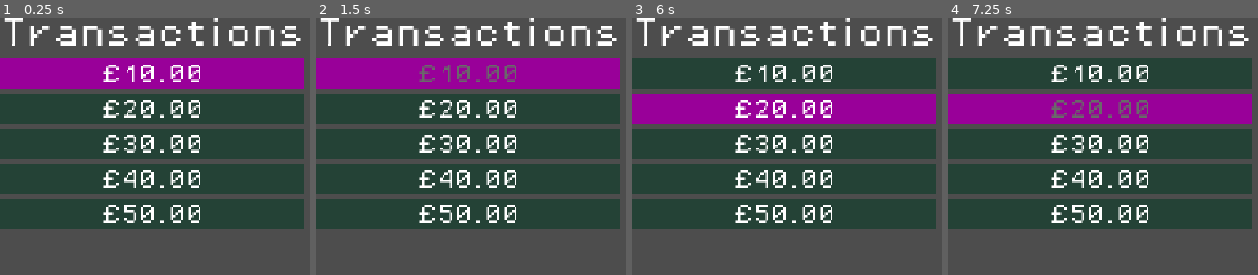
Above: before the commit, frames 1-4 (left to right).
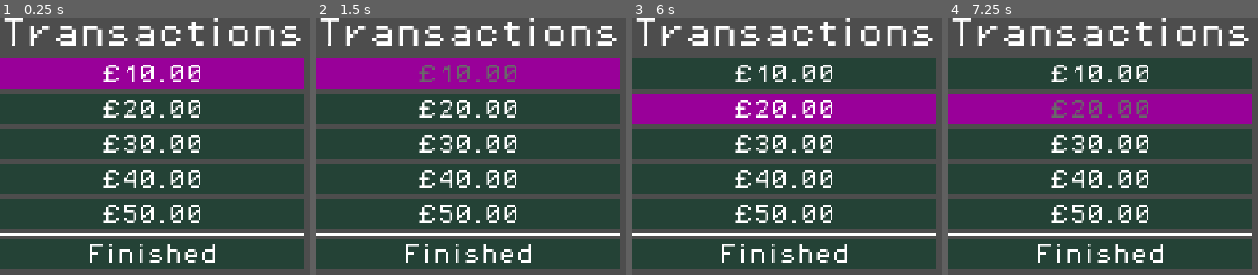
Above: after the commit, the same moments.

Repository: phrasmotica/budget-visualiser
Game: Godot game, scene res://scenes/ui/transaction_lister/transaction_lister.tscn
Two runs of this game, one before a commit and one after it. Both use one fixed random seed, a clock stepped at 60 frames per second and the inputs below. This scene is started directly instead of the project's main scene.
Inputs (mouse positions are in pixels of both pictures, inside the frame that each line leads up to):
- Up to frame 1 (0.25 s): no input
- Up to frame 2 (1.5 s): tap Enter (ui_accept) at 0.5, 0.77, 1.25 s; move the mouse to (outside the picture) at 0.52 s; hold Right (ui_right) 0.53-1.25 s; tap Shift (bulk_modifier) at 0.6 s; click (outside the picture) at 0.67 s; drag from (outside the picture) to (outside the picture) at 1.27 s
- Up to frame 3 (6 s): tap Enter (ui_accept) at 2, 2.75, 3.5, 3.77, 4.25 s; move the mouse to (outside the picture) at 2.02 s; hold Right (ui_right) 2.03-2.75 s; tap Z at 2.1 s; drag from (outside the picture) to (793, 192) at 2.77 s; move the mouse to (outside the picture) at 3.52 s; hold Left (ui_left) 3.53-4.25 s; tap Tab at 3.6 s; drag from (793, 192) to (911, 143) at 4.27 s; move the mouse to (outside the picture) at 5.02 s; hold Down (ui_down) 5.03-5.75 s; tap V at 5.1 s; click (outside the picture) at 5.17 s; drag from (911, 143) to (outside the picture) at 5.77 s
- Up to frame 4 (7.25 s): move the mouse to (outside the picture) at 6.52 s; hold Up (ui_up) from 6.53 s (still down); tap Delete at 6.6 s; tap Enter (ui_accept) at 6.77 s

The runs differ from the first frame. In frame 1, 13% of the frame differs, in the area x 0-99%, y 83-98%; in frame 2, 13%; in frame 3, 13%; in frame 4, 13%.

Commit message:
Add "Finished" button to the bottom of TransactionLister scene

Diff:
--- a/scenes/ui/transaction_lister/states/transaction_lister_state.gd
+++ b/scenes/ui/transaction_lister/states/transaction_lister_state.gd
@@ -6,17 +6,20 @@
 var _transaction_lister: TransactionLister = null
 var _state_data: TransactionListerStateData = null
 var _transaction_panel_manager: TransactionPanelManager = null
+var _finished_button: ButtonPanel = null
 var _index_tracker: IndexTracker = null
 
 func setup(
 	transaction_lister: TransactionLister,
 	state_data: TransactionListerStateData,
 	transaction_panel_manager: TransactionPanelManager,
+	finished_button: ButtonPanel,
 	index_tracker: IndexTracker,
 ) -> void:
 	_transaction_lister = transaction_lister
 	_state_data = state_data
 	_transaction_panel_manager = transaction_panel_manager
+	_finished_button = finished_button
 	_index_tracker = index_tracker
 
 func transition_state(
--- a/scenes/ui/transaction_lister/transaction_lister.gd
+++ b/scenes/ui/transaction_lister/transaction_lister.gd
@@ -6,6 +6,9 @@
 
 @onready
 var transaction_panel_manager: TransactionPanelManager = %TransactionPanelManager
+
+@onready
+var finished_button: ButtonPanel = %FinishedButton
 
 var _state_factory := TransactionListerStateFactory.new()
 var _current_state: TransactionListerState = null
@@ -30,6 +33,7 @@
 		self,
 		state_data,
 		transaction_panel_manager,
+		finished_button,
 		_index_tracker)
 
 	_current_state.state_transition_requested.connect(switch_state)
--- a/scenes/ui/transaction_lister/transaction_lister.tscn
+++ b/scenes/ui/transaction_lister/transaction_lister.tscn
@@ -1,10 +1,11 @@
-[gd_scene load_steps=10 format=3 uid="uid://cm2wjwnlao4hi"]
+[gd_scene load_steps=12 format=3 uid="uid://cm2wjwnlao4hi"]
 
 [ext_resource type="Theme" uid="uid://c1ktlawkckrai" path="res://themes/theme_pixel.tres" id="1_2yo14"]
 [ext_resource type="Script" uid="uid://cppgc0u1f1wkc" path="res://scenes/ui/transaction_lister/transaction_lister.gd" id="2_codm3"]
 [ext_resource type="PackedScene" uid="uid://b7p5a2v2vnked" path="res://scenes/ui/transaction_select_panel/transaction_select_panel.tscn" id="2_jfgyy"]
 [ext_resource type="Script" uid="uid://cwtns6o3g58pt" path="res://scenes/ui/transaction_lister/transaction_panel_manager.gd" id="3_ahp7n"]
 [ext_resource type="Script" uid="uid://bici6q1crcvjm" path="res://scripts/data/budget_transaction.gd" id="3_rdwny"]
+[ext_resource type="PackedScene" uid="uid://cgergefmv235w" path="res://scenes/ui/button_panel/button_panel.tscn" id="4_wq4qt"]
 
 [sub_resource type="Resource" id="Resource_codm3"]
 script = ExtResource("3_rdwny")
@@ -25,6 +26,12 @@
 script = ExtResource("3_rdwny")
 amount = 50.0
 metadata/_custom_type_script = "uid://bici6q1crcvjm"
+
+[sub_resource type="StyleBoxLine" id="StyleBoxLine_wq4qt"]
+color = Color(1, 1, 1, 1)
+grow_begin = 0.0
+grow_end = 0.0
+thickness = 4
 
 [node name="TransactionLister" type="VBoxContainer"]
 theme = ExtResource("1_2yo14")
@@ -76,3 +83,13 @@
 [node name="TransactionSelectPanel4" parent="Ledger" instance=ExtResource("2_jfgyy")]
 layout_mode = 2
 transaction = SubResource("Resource_wq4qt")
+
+[node name="Underline" type="HSeparator" parent="."]
+layout_mode = 2
+theme_override_constants/separation = 16
+theme_override_styles/separator = SubResource("StyleBoxLine_wq4qt")
+
+[node name="FinishedButton" parent="." instance=ExtResource("4_wq4qt")]
+unique_name_in_owner = true
+layout_mode = 2
+text = "Finished"
